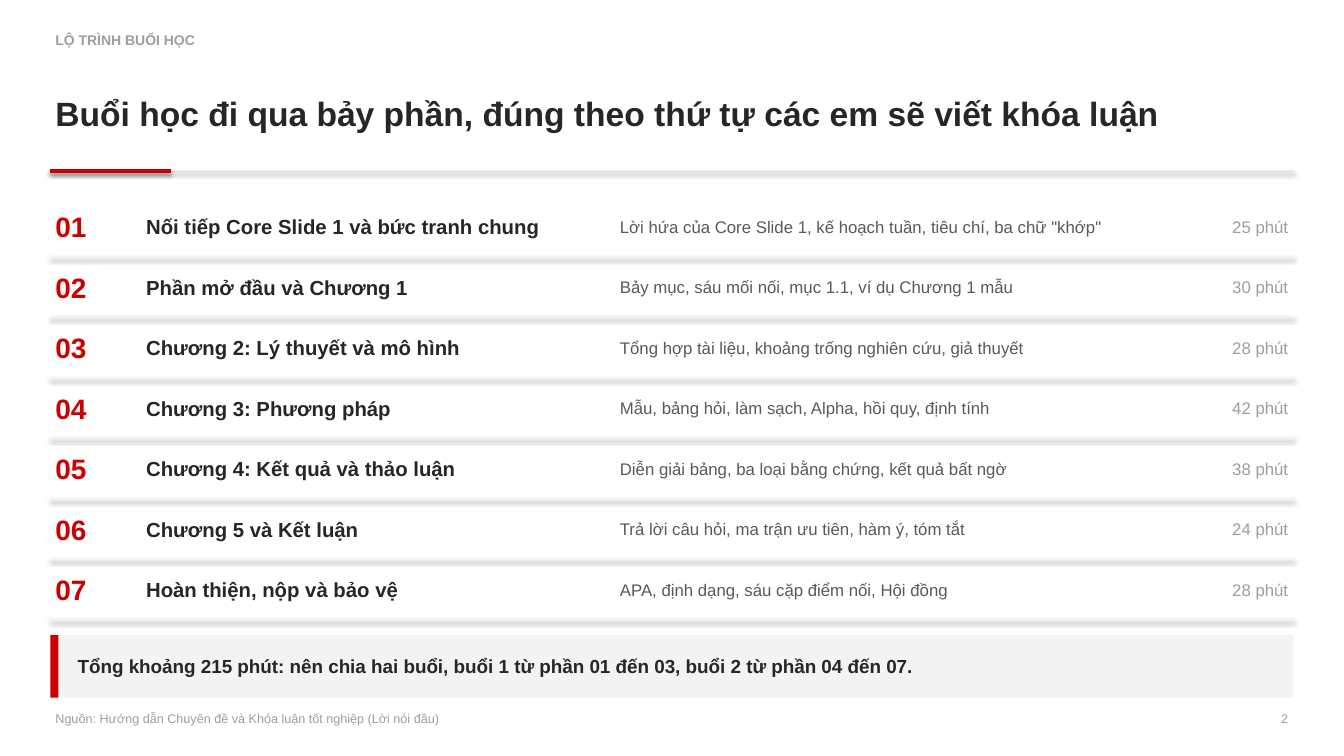
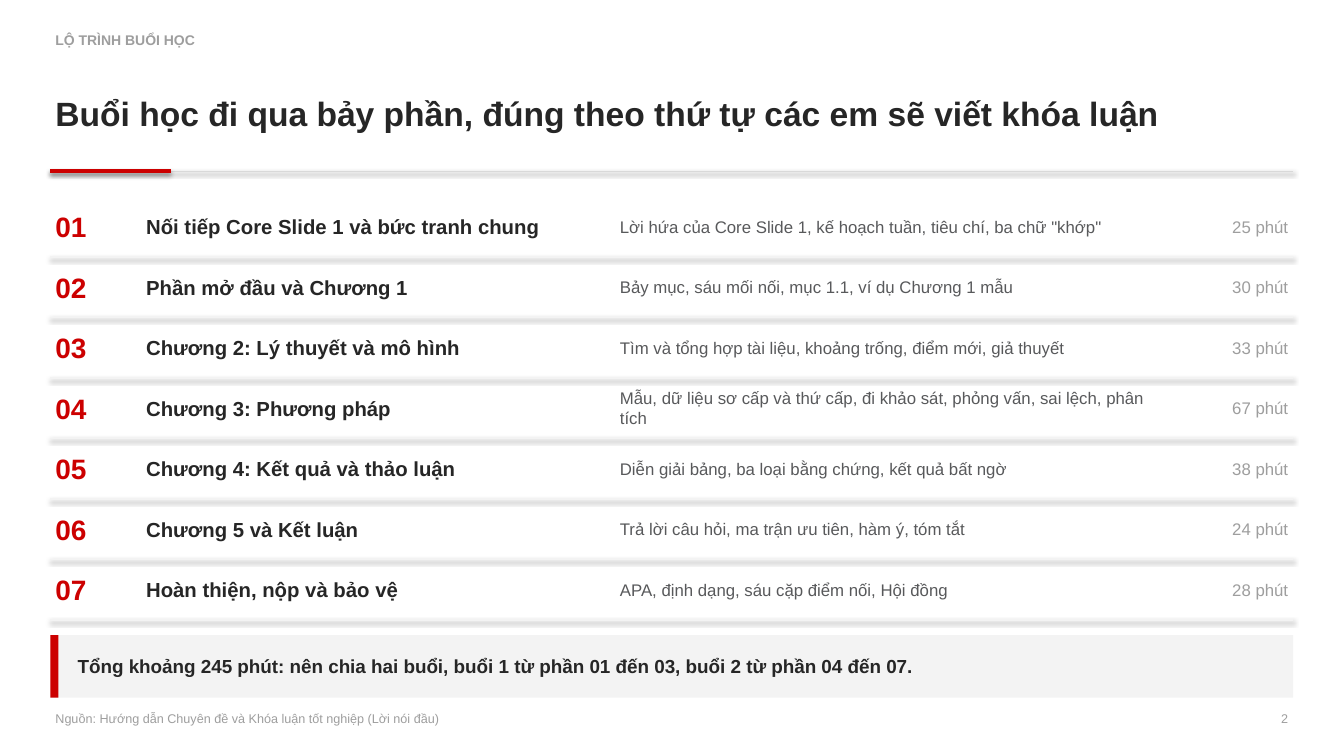
Before and after one commit to johnneinadlerr0353-bot/sachhuongdan, a slide deck: slide 2 of Core_Slide_2_HD2_Bain.pptx. Drawn at 1344x756 pixels with LibreOffice and Linux fonts; fonts in the diff are those of the drawing. Boxes give left, top, right and bottom in pixels: in the first picture for what was removed or moved away, otherwise in the second. Text is boxed around its words. In the diff, an @@ line names an element or a change of style, - is before the commit and + after.

```diff
--- a/Core_Slide_2_HD2_Bain.pptx
+++ b/Core_Slide_2_HD2_Bain.pptx
@@ text at <box>620,340,1064,358</box>: text changed @@
-Tổng hợp tài liệu, khoảng trống nghiên cứu, giả thuyết
+Tìm và tổng hợp tài liệu, khoảng trống, điểm mới, giả thuyết
@@ text at <box>1232,342,1289,358</box>: text changed @@
-28 phút
+33 phút
@@ text at <box>620,391,1143,424</box>: text changed @@
-Mẫu, bảng hỏi, làm sạch, Alpha, hồi quy, định tính
+Mẫu, dữ liệu sơ cấp và thứ cấp, đi khảo sát, phỏng vấn, sai lệch, phân tích
@@ text at <box>1232,402,1289,418</box>: text changed @@
-42 phút
+67 phút
@@ text at <box>78,659,912,677</box>: text changed @@
-Tổng khoảng 215 phút: nên chia hai buổi, buổi 1 từ phần 01 đến 03, buổi 2 từ phần 04 đến 07.
+Tổng khoảng 245 phút: nên chia hai buổi, buổi 1 từ phần 01 đến 03, buổi 2 từ phần 04 đến 07.
```
Also in this commit, not shown: 68 other slides changed, 13 slides added, 4 other files.
